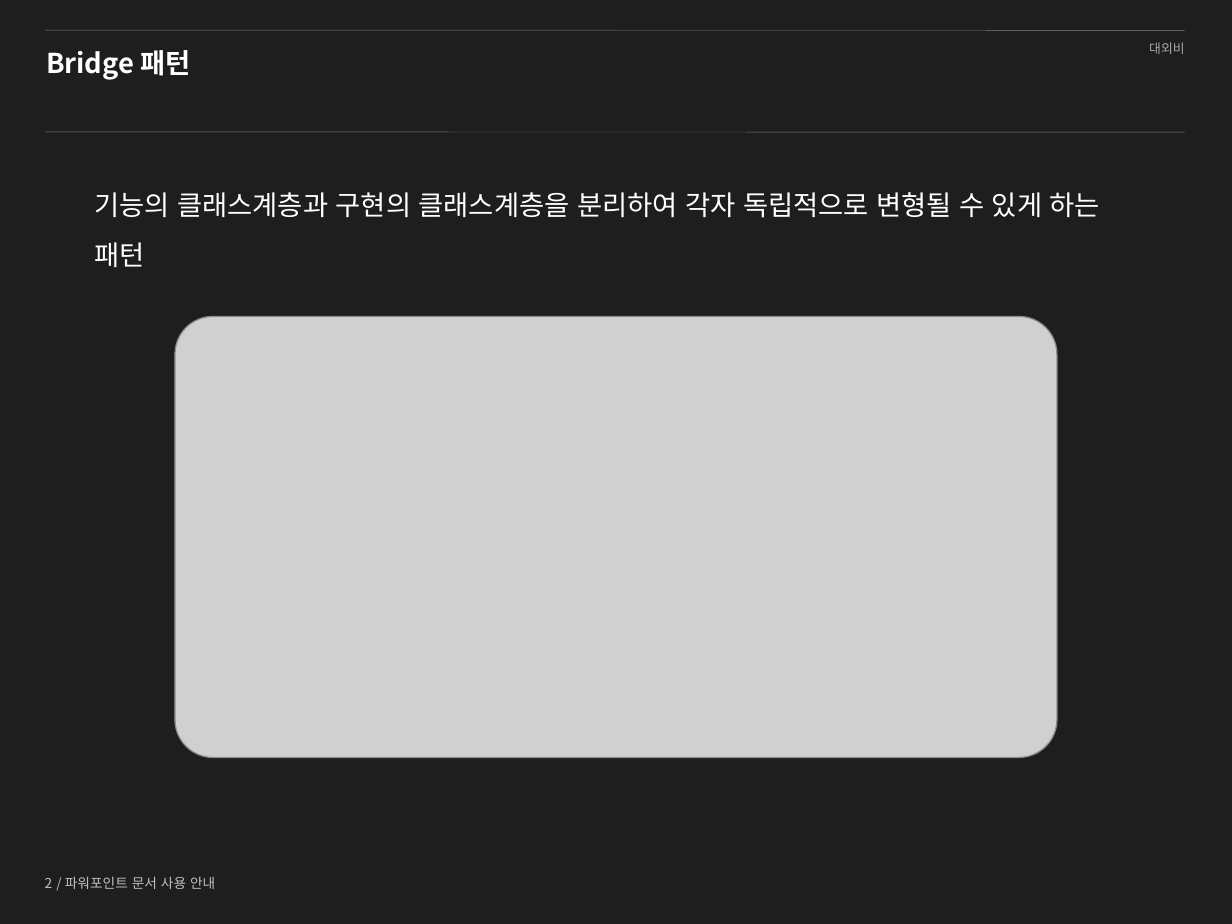
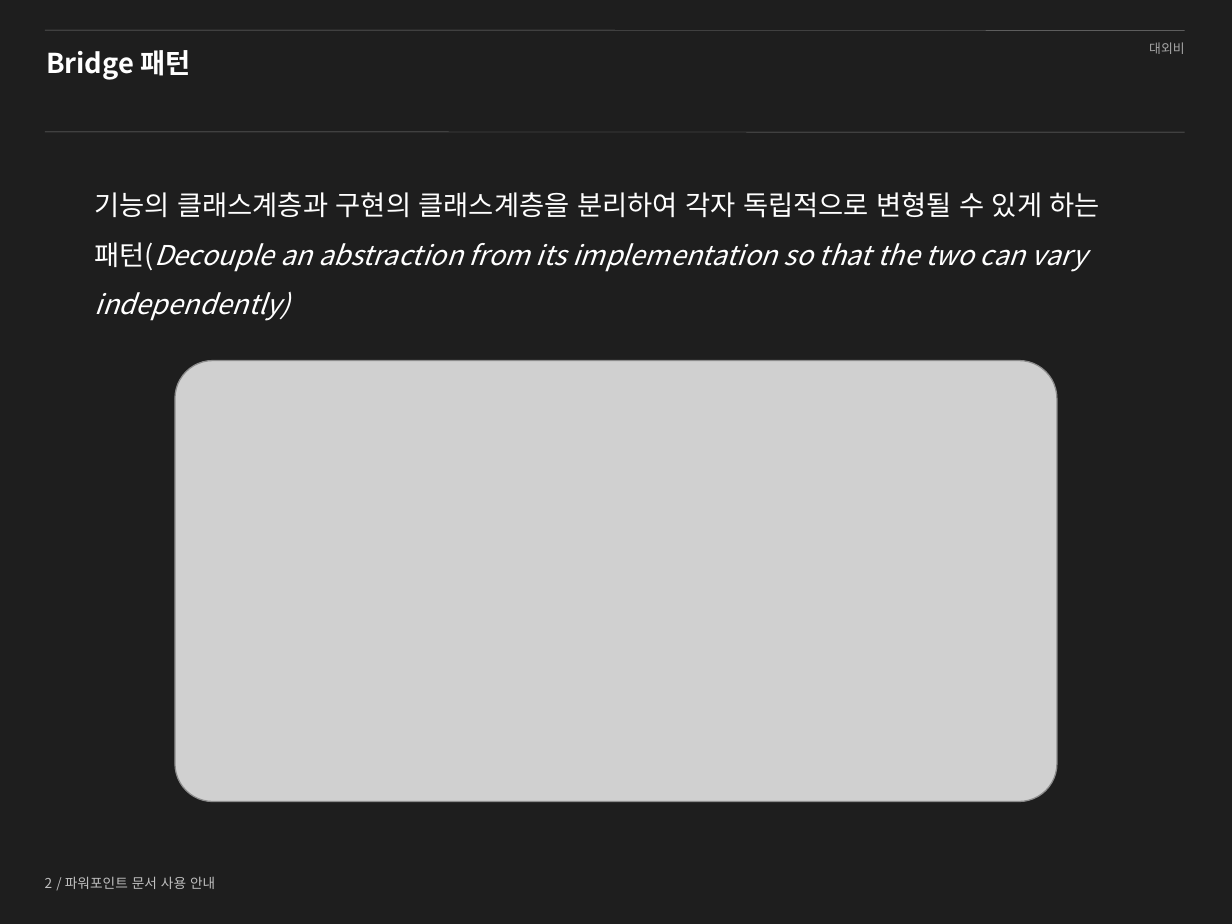
Before and after one commit to shyr/designpattern, a slide deck: slide 2 of src/_ppt/ch9.pptx. Drawn at 1232x924 pixels with LibreOffice and Linux fonts; fonts in the diff are those of the drawing; grey boxes stand for pictures; background and template pictures are left out. Boxes give left, top, right and bottom in pixels: in the first picture for what was removed or moved away, otherwise in the second. Text is boxed around its words. In the diff, an @@ line names an element or a change of style, - is before the commit and + after.

```diff
--- a/src/_ppt/ch9.pptx
+++ b/src/_ppt/ch9.pptx
@@ text at bbox=[95, 192, 1100, 321]: text changed; italic on @@
-기능의 클래스계층과 구현의 클래스계층을 분리하여 각자 독립적으로 변형될 수 있게 하는 패턴
+기능의 클래스계층과 구현의 클래스계층을 분리하여 각자 독립적으로 변형될 수 있게 하는 패턴(Decouple an abstraction from its implementation so that the two can vary independently)
@@ picture: place and size @@
-picture at bbox=[175, 317, 1057, 758]
+picture at bbox=[175, 361, 1057, 802]
```
Also in this commit, not shown: 5 other files.
